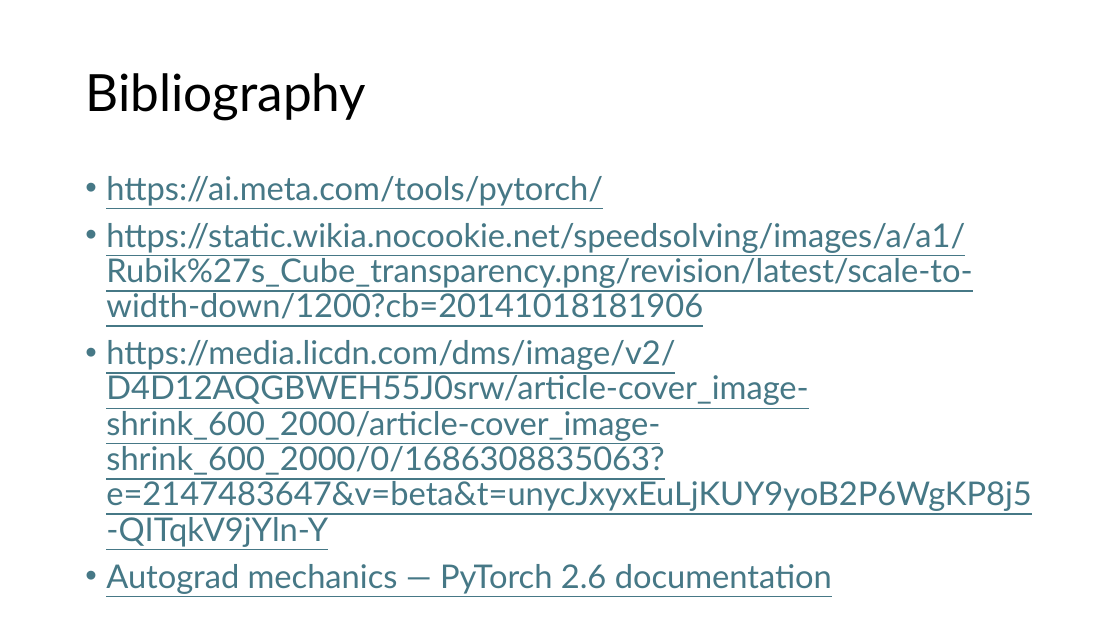
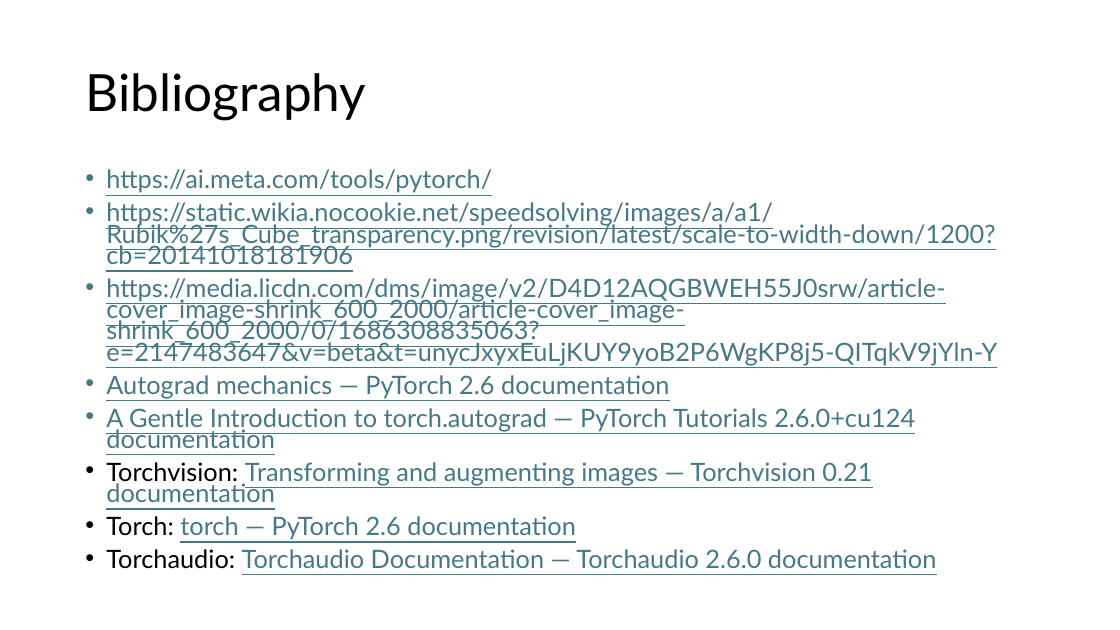
Before and after one commit to Parker2025/Pytorch, a slide deck: slide 14 of Introduction to Pytorch.pptx (slide 7 before the commit). Drawn at 1120x630 pixels with LibreOffice and Linux fonts; fonts in the diff are those of the drawing. Boxes give left, top, right and bottom in pixels: in the first picture for what was removed or moved away, otherwise in the second. Text is boxed around its words. In the diff, an @@ line names an element or a change of style, - is before the commit and + after.

```diff
--- a/Introduction to Pytorch.pptx
+++ b/Introduction to Pytorch.pptx
@@ text at [106, 169, 997, 398]: size 28 to 21.7 pt in "https://ai.meta.com/tools/pytorch/", "https://static.wikia.nocookie.net/speedsolving/images/a/a1/R ...", "https://media.licdn.com/dms/image/v2/D4D12AQGBWEH55J0srw/art ...", "Autograd mechanics — PyTorch 2.6 documentation"; line spacing 0.9 to 0.7 @@
@@ text at [106, 408, 937, 569]: paragraphs added @@
+• A Gentle Introduction to torch.autograd — PyTorch Tutorials 2.6.0+cu124 documentation
+• Torchvision: Transforming and augmenting images — Torchvision 0.21 documentation
+• Torch: torch — PyTorch 2.6 documentation
+• Torchaudio: Torchaudio Documentation — Torchaudio 2.6.0 documentation
```
Also in this commit, not shown: 4 other slides changed, 8 slides added, 1 slide removed, 7 other files.
